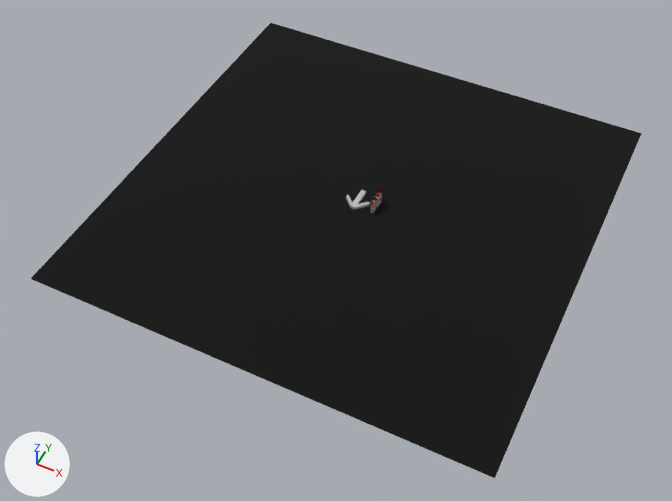
A saved change to the Blender file Assets/Images/Blender File/arrowWalls.blend.
The view is the same before and after, from a camera (50 mm lens) standing at (42.9, -93.5, 103.3) and looking at (-0.3, -7.2, -4.5). Every picture has the same lights, and +X, +Y and +Z are marked at lower left.

The older version as bpy lines, for what is in view:
```python
mat_material_001 = principled_material('Material.001')
mat_material_001.base_color = (0.0, 0.0, 0.0)  # black #000000
mat_material_001.roughness = 1.0
me_plane = bpy.data.meshes.new('Plane')
me_plane.from_pydata([(-1.0, -1.0, 0.0), (1.0, -1.0, 0.0), (-1.0, 1.0, 0.0), (1.0, 1.0, 0.0)], [], [(0, 1, 3, 2)])
me_plane.materials.append(mat_material_001)  # black #000000
me_untitled_001 = bpy.data.meshes.new('Untitled.001')
me_untitled_001.from_pydata(...)  # 696 vertices, 460 faces; spans x -2.0..2.0, y 0.7..1.2, z -1.9..2.0
me_untitled_001.materials.append(mat_palette)  # picture img_arrow_png
me_untitled_004 = bpy.data.meshes.new('Untitled.004')
me_untitled_004.from_pydata(...)  # 316 vertices, 460 faces; spans x 1.5..2.0, y 0.0..2.3, z -1.6..1.6
me_untitled_004.materials.append(mat_palette_001)  # picture img_wall_png
ob_plane = bpy.data.objects.new('Plane', me_plane)
ob_plane.location = (0.0, 0.0, 0.0)
ob_plane.scale = (35.5, 35.5, 35.5)
ob_untitled_001 = bpy.data.objects.new('Untitled.001', me_untitled_001)
ob_untitled_001.location = (0.0, 0.0, -0.7)
ob_untitled_001.rotation_euler = (1.571, 0.0, 1.571)  # degrees (90, 0, 90)
ob_untitled_004 = bpy.data.objects.new('Untitled.004', me_untitled_004)
ob_untitled_004.location = (1.3, 0.0, 0.0)
ob_untitled_004.rotation_euler = (1.571, 0.0, 0.0)  # degrees (90, 0, 0)
```
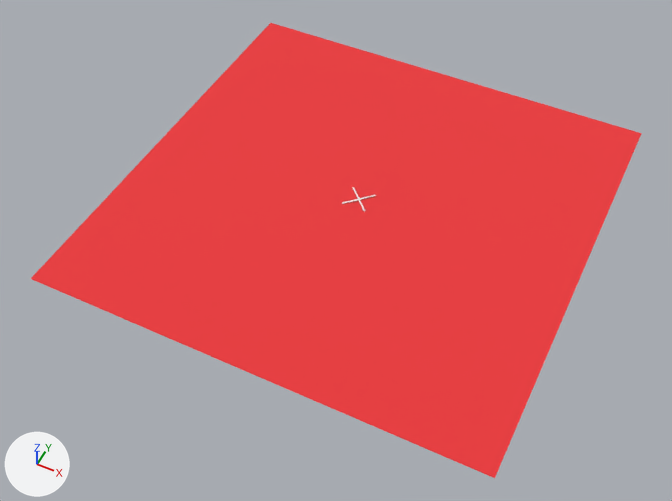
Boxes (x1, y1, x2, y2) around the edits, measured in the pictures (672 x 501 px):
'Plane', recoloured (black to red)
    both: (31, 23, 642, 478)
'Untitled.001', hidden
    before: (346, 190, 370, 209)
'Untitled.004', hidden
    before: (370, 189, 382, 214)
'Delete', added
    after: (342, 187, 376, 212)

Edits to the bpy script that builds the scene:
```text
Add img_delete_png:
    img_delete_png = load_image('Delete.png', '../../Models/DeleteCross/Delete.png', 256, 1, 'sRGB')
Change mat_material_001:
    mat_material_001.base_color: (0.0, 0.0, 0.0) -> (0.855, 0.042, 0.0467)  # black #000000 -> red #ee3a3d
Add mat_palette_006:
    mat_palette_006 = principled_material('palette.006')
    mat_palette_006.texture = img_delete_png
    mat_palette_006.roughness = 1.0
    mat_palette_006.specular_ior_level = 0.0
Add me_delete:
    me_delete.from_pydata(...)  # 1668 vertices, 1108 faces; spans x -2.0..2.0, y 0.0..4.0, z 0.0..0.1
    me_delete.materials.append(mat_palette_006)  # picture img_delete_png
Change ob_untitled_001:
    add ob_untitled_001.hide_render = True
Change ob_untitled_004:
    ob_untitled_004.location: (1.3, 0.0, 0.0) -> (1.1, 0.0, 0.0)
    ob_untitled_004.scale: (1.0, 1.0, 1.0) -> (1.0, 1.24, 1.4)
    add ob_untitled_004.hide_render = True
Add ob_delete:
    ob_delete = bpy.data.objects.new('Delete', me_delete)
    ob_delete.location = (0.0, 2.2, 0.2)
    ob_delete.rotation_euler = (3.142, 0.0, 0.0)  # degrees (180, 0, 0)
```
